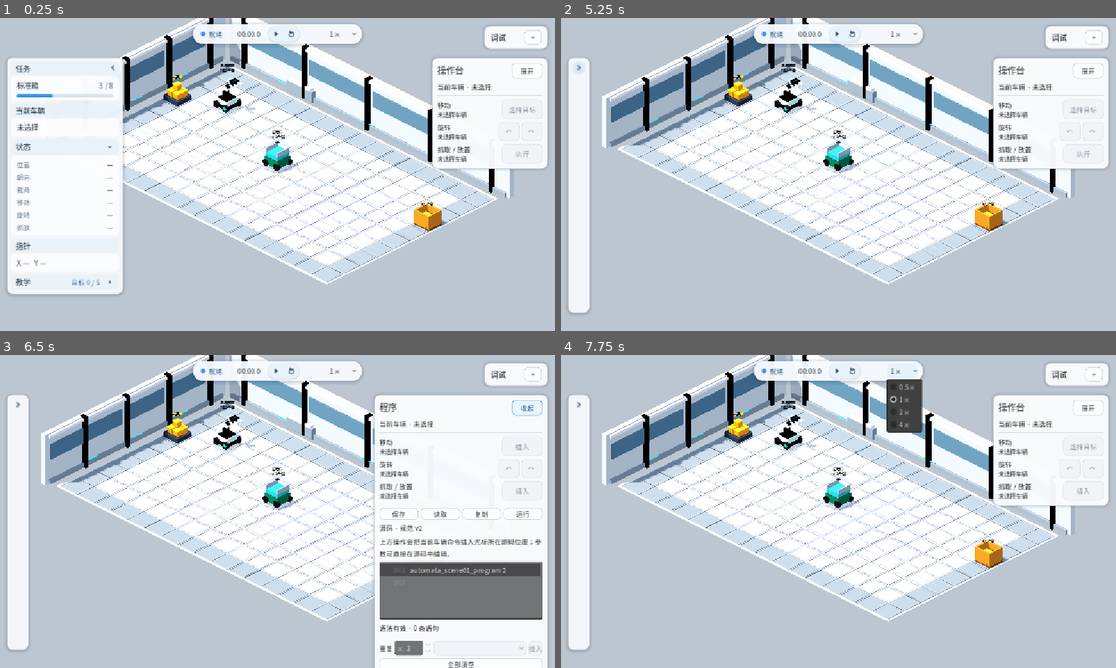
Above: before the commit, frames 1-4 (two rows, left to right).
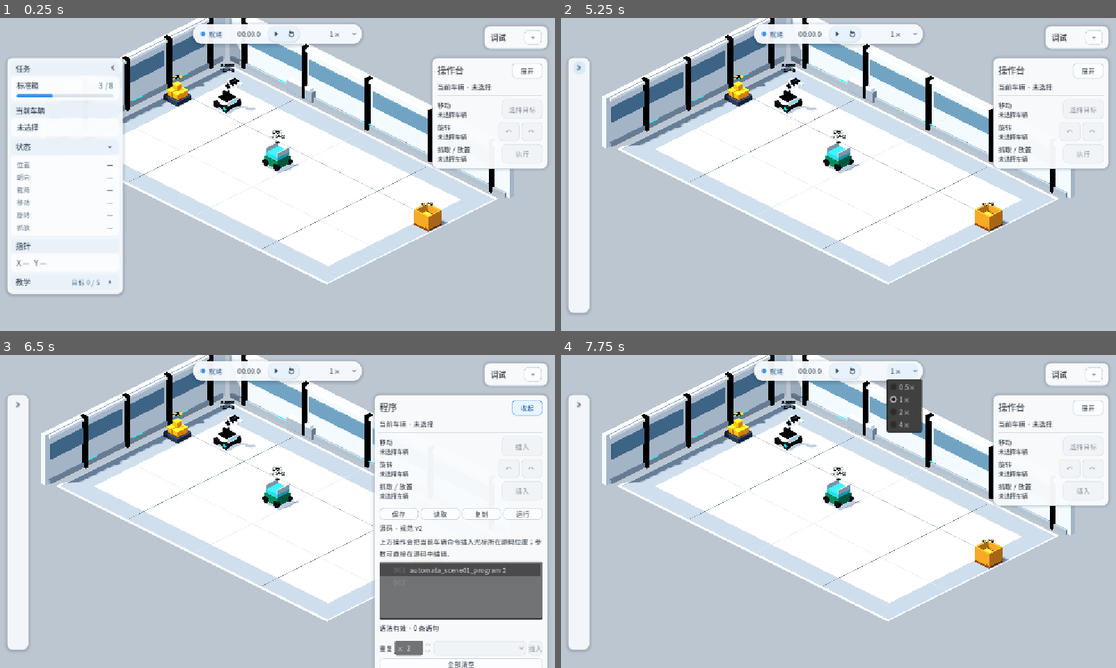
Above: after the commit, the same moments.

Repository: Ri0n72Y/automata
Game: Godot game, scene res://scenes/scene_01/scene_01_basic_packing.tscn
The game is run twice, just before and just after one commit, with the same random seed, the same clock (stepped at 60 frames per second) and the same inputs.
Inputs (mouse positions are in pixels of both pictures, inside the frame that each line leads up to):
- Up to frame 1 (0.25 s): no input
- Up to frame 2 (5.25 s): click (672, 146) at 0.5 s; click (672, 199) at 1.27 s; click "下一步" at 2 s; click "上一步" at 2.75 s; click "跳过教学" at 3.5 s; click "打开教学" at 4.25 s; click (672, 68) at 5 s
- Up to frame 3 (6.5 s): click "展开" at 5.75 s
- Up to frame 4 (7.75 s): click "收起" at 6.5 s; click "1×" at 7.25 s

The runs differ from the first frame. In frame 1, 2.8% of the frame differs, in the area x 22-89%, y 15-85%; in frame 2, 2.9%, in the area x 11-89%, y 15-85%; in frame 3, 2.5%; in frame 4, 2.9%.

Commit message:
refactor(scene-01): move tile detail into texture

Diff:
--- a/scenes/scene_01/components/grid_tile_static.tscn
+++ b/scenes/scene_01/components/grid_tile_static.tscn
@@ -1,42 +1,11 @@
-[gd_scene load_steps=6 format=3]
+[gd_scene load_steps=3 format=3]
 
-[ext_resource type="Material" path="res://scenes/scene_01/materials/neutral_floor.tres" id="1_floor"]
-[ext_resource type="Material" path="res://scenes/scene_01/materials/floor_seam.tres" id="2_seam"]
+[ext_resource type="Material" path="res://scenes/scene_01/materials/floor_cross_tile.tres" id="1_floor"]
 
 [sub_resource type="BoxMesh" id="TileMesh"]
 material = ExtResource("1_floor")
-size = Vector3(0.96, 0.08, 0.96)
-
-[sub_resource type="BoxMesh" id="FrameLongMesh"]
-size = Vector3(0.84, 0.008, 0.016)
-
-[sub_resource type="BoxMesh" id="FrameShortMesh"]
-size = Vector3(0.016, 0.008, 0.84)
+size = Vector3(1, 0.08, 1)
 
 [node name="GridTileStatic" type="MeshInstance3D"]
 mesh = SubResource("TileMesh")
 cast_shadow = 1
-
-[node name="FrameNorth" type="MeshInstance3D" parent="."]
-position = Vector3(0, 0.044, -0.42)
-mesh = SubResource("FrameLongMesh")
-material_override = ExtResource("2_seam")
-cast_shadow = 0
-
-[node name="FrameSouth" type="MeshInstance3D" parent="."]
-position = Vector3(0, 0.044, 0.42)
-mesh = SubResource("FrameLongMesh")
-material_override = ExtResource("2_seam")
-cast_shadow = 0
-
-[node name="FrameWest" type="MeshInstance3D" parent="."]
-position = Vector3(-0.42, 0.044, 0)
-mesh = SubResource("FrameShortMesh")
-material_override = ExtResource("2_seam")
-cast_shadow = 0
-
-[node name="FrameEast" type="MeshInstance3D" parent="."]
-position = Vector3(0.42, 0.044, 0)
-mesh = SubResource("FrameShortMesh")
-material_override = ExtResource("2_seam")
-cast_shadow = 0
